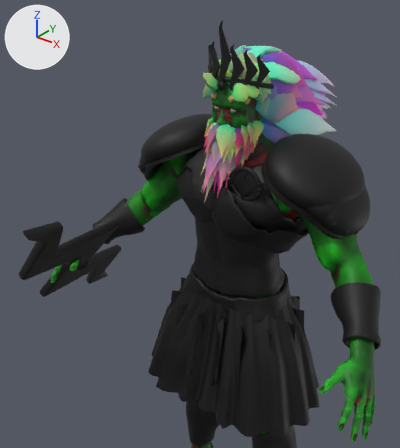
An edit to the glTF model public/models/gods/zeus.glb, drawn before and after from the same camera.
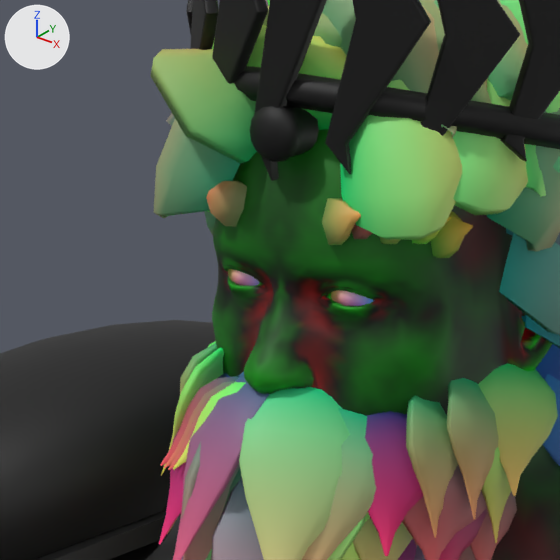
Each version appears first whole from a camera (50 mm lens) standing at (1.207, -1.821, 2.684) and looking at (0.049, -0.374, 1.787), and next in a close-up on the part from 45% to 66% of the width and 15% to 33% of the height. Lighting does not change. The marker at upper left points along +X, +Y and +Z. The older version's two pictures come first. Vertices at exactly the same position are counted once.

The first close-up shows 'body', 'crown', 'crown_gem', 'eyes', 'hair', 'pauldron.R', 'sash'.
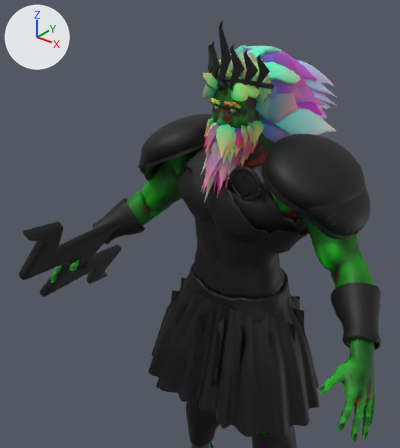
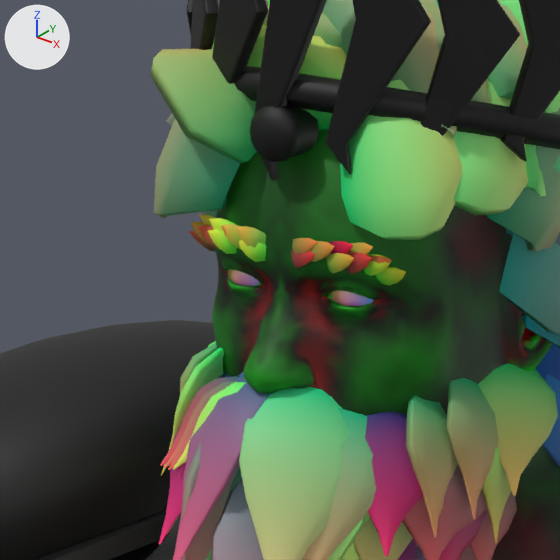
Where the change shows, as pixel boxes [x1, y1, x2, y2] in the close-ups (560 x 560 px):
part 1 of me_hair, built on
    after: [191, 215, 406, 286]
part 2 of me_hair, recoloured
    before: [206, 180, 473, 258]
    after: [189, 222, 266, 262]

Edits to the bpy script that builds the scene:
```text
Change me_hair:
    used by ob_hair; location = (0.0, 0.0, 0.0)
    remove me_hair.from_pydata(...)  # 16936 vertices, 28992 faces; spans x -0.186..0.196, y -0.286..0.57, z 1.813..2.376
    add me_hair.from_pydata(...)  # 17596 vertices, 30048 faces; spans x -0.186..0.196, y -0.286..0.57, z 1.813..2.376
    me_hair part 1: 360 vertices moved from x -0.097..0.097, y -0.188..-0.126, z 2.172..2.228 to x -0.075..-0.006, y -0.188..-0.164, z 2.181..2.204; 660 vertices added at x -0.069..0.075, y -0.188..-0.164, z 2.18..2.205
    me_hair part 2: 576 kept faces spanning x -0.075..-0.006, y -0.188..-0.164, z 2.181..2.204 get new vertex colours
```
